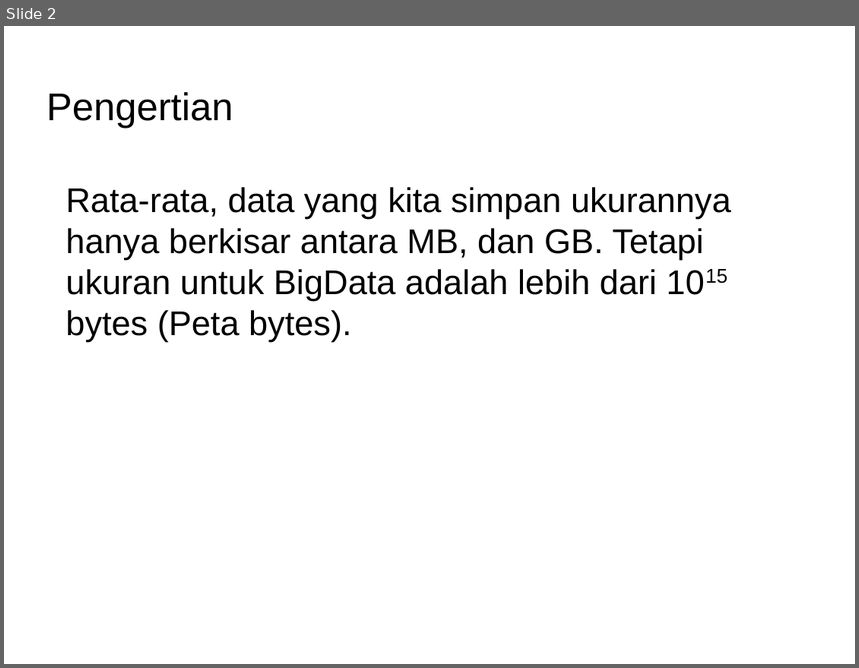
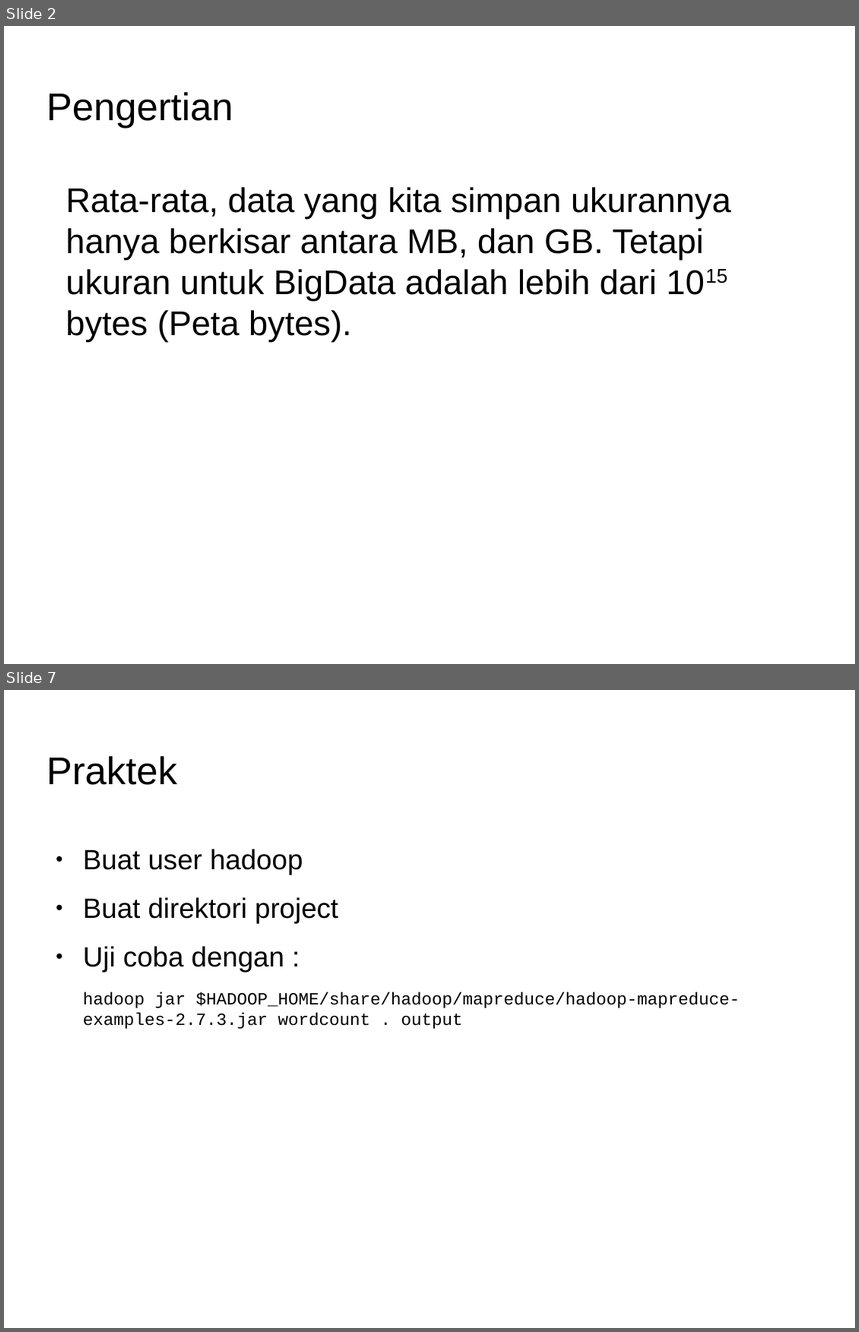
Before and after one commit to Dickyfathur7/pemrograman-komputer-2, a slide deck: 07-big-data-BELUM-SELESAI/slide-big-data.odp. Shown one above the other, each under a label of ours: slide 2 before the commit, slides 2 and 7 after it; the slides between them are not shown. The pictures are 859x668 and 859x1332 pixels, drawn with LibreOffice and Linux fonts; fonts in the diff are those of the drawing; background and template pictures are left out. Boxes give left, top, right and bottom in pixels: in the first picture for what was removed or moved away, otherwise in the second. Text is boxed around its words. In the diff, an @@ line names an element or a change of style, - is before the commit and + after.

```diff
--- a/07-big-data-BELUM-SELESAI/slide-big-data.odp
+++ b/07-big-data-BELUM-SELESAI/slide-big-data.odp
@@ slide 7 added at [4, 690, 855, 1328], background picture (left out) @@
@@ title added at [47, 756, 177, 785], 36 pt, text #000000 @@
+Praktek
@@ text added at [83, 849, 740, 1029], 16 pt, text #000000 @@
+● Buat user hadoop
+● Buat direktori project
+● Uji coba dengan :
+hadoop jar $HADOOP_HOME/share/hadoop/mapreduce/hadoop-mapreduce-examples-2.7.3.jar wordcount . output
```
Also in this commit, not shown: 4 other slides added, 3 other files.
